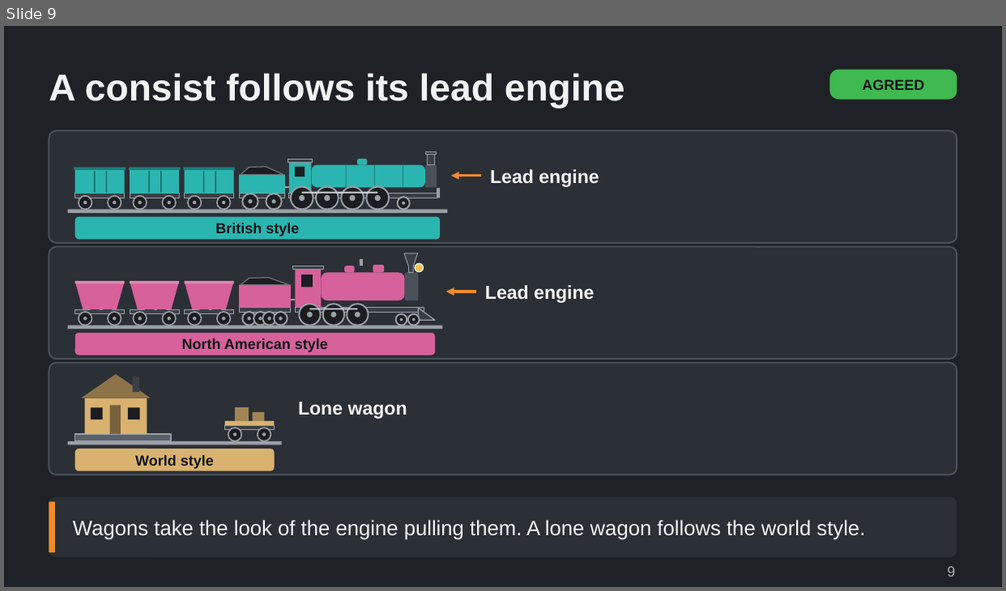
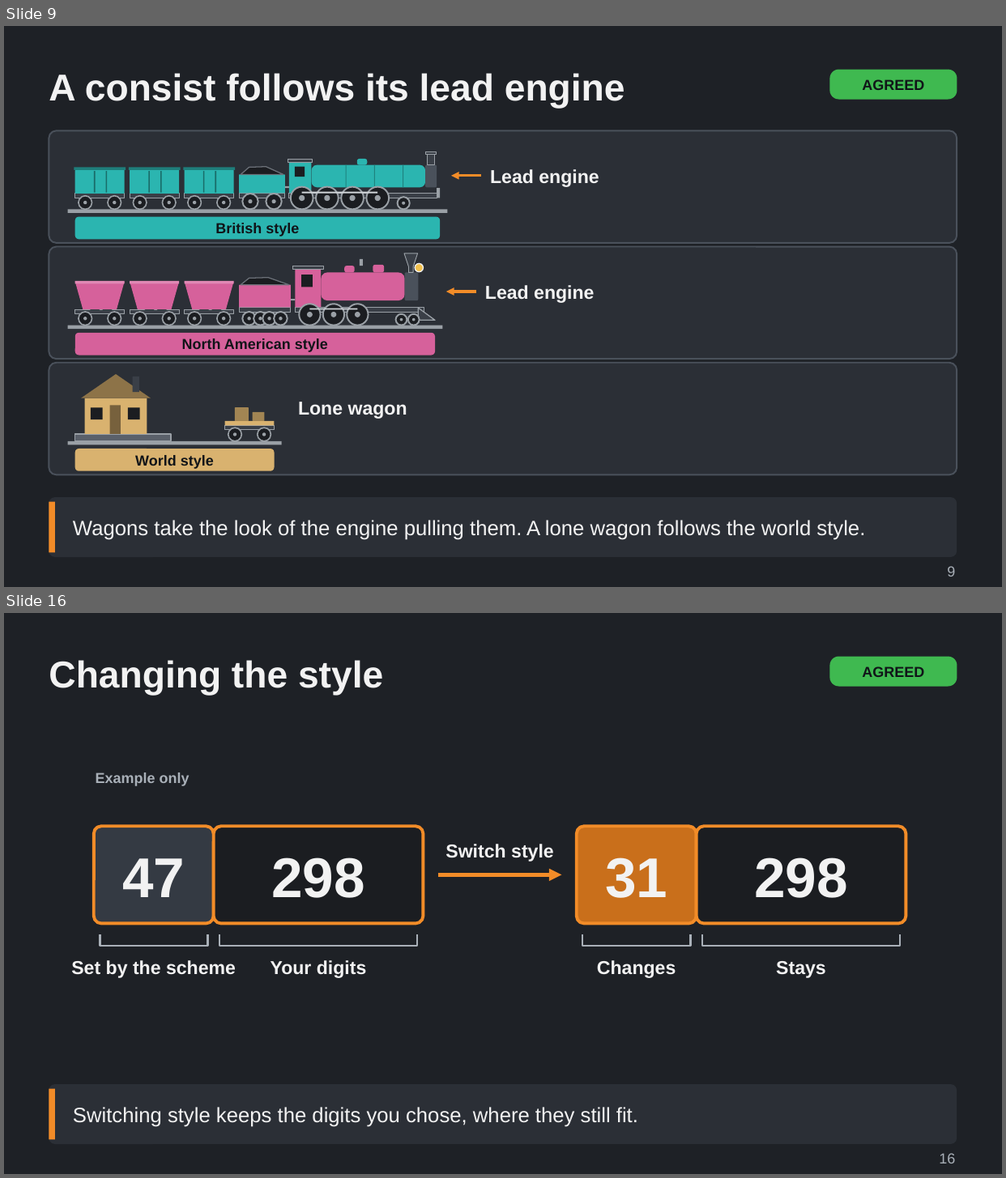
Before and after one commit to Tarenkookoo/Satisfactory---Early-Locomotion, a slide deck: Reporting/Claude Presents/Deck5_Regions_Numbers/Regions_Numbers_and_Fleet_Identity_Explained.pptx. Shown one above the other, each under a label of ours: slide 9 before the commit, slides 9 and 16 after it; the slides between them are not shown. The pictures are 1006x591 and 1006x1178 pixels, drawn with LibreOffice and Linux fonts; fonts in the diff are those of the drawing. Boxes give left, top, right and bottom in pixels: in the first picture for what was removed or moved away, otherwise in the second. Text is boxed around its words. In the diff, an @@ line names an element or a change of style, - is before the commit and + after.

```diff
--- a/Reporting/Claude Presents/Deck5_Regions_Numbers/Regions_Numbers_and_Fleet_Identity_Explained.pptx
+++ b/Reporting/Claude Presents/Deck5_Regions_Numbers/Regions_Numbers_and_Fleet_Identity_Explained.pptx
@@ slide 16 added at (4, 613, 1002, 1174), background #1E2126 @@
@@ title added at (49, 660, 383, 696), 36 pt, text #F2F2F2, bold @@
+Changing the style
@@ rounded rectangle added at (829, 657, 957, 687), fill #3FB950, 14 pt, text #101418, bold @@
+AGREED
@@ group added at (71, 773, 906, 978): 6 texts, 4 rounded rectangles, 4 freeform shapes, 1 arrow @@
+Example only
+47
+298
+Set by the scheme
+Your digits
+31
+298
+Changes
+Stays
+Switch style
@@ rounded rectangle added at (49, 1084, 957, 1144), fill #2B2F36 @@
@@ rectangle added at (49, 1089, 55, 1140), fill #F28C28 @@
@@ text added at (73, 1107, 638, 1127), 20 pt, text #F2F2F2 @@
+Switching style keeps the digits you chose, where they still fit.
@@ text added at (939, 1153, 955, 1164), 14 pt, text #A9B0B8 @@
+16
```
Also in this commit, not shown: 8 other slides added, 3 other files.
